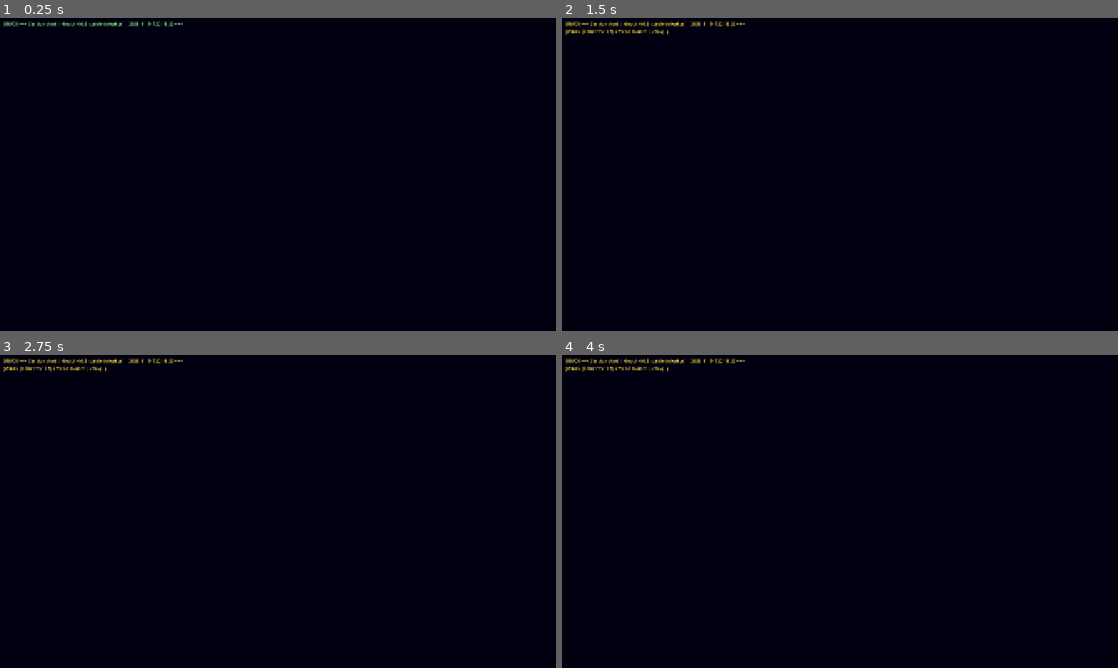
Above: before the commit, frames 1-4 (two rows, left to right).
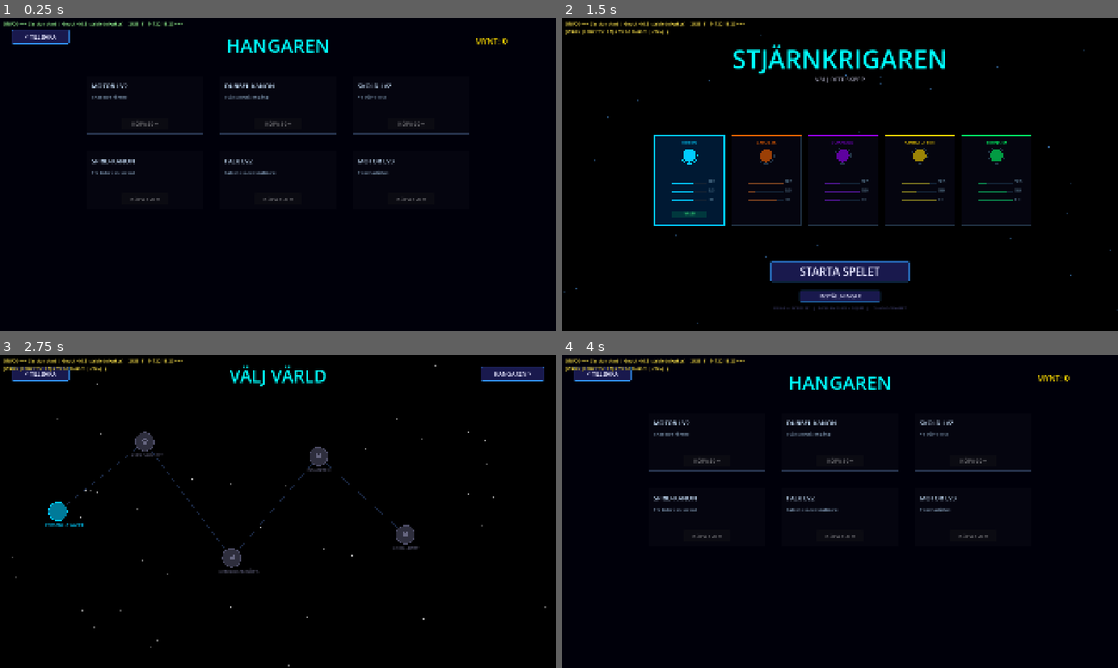
Above: after the commit, the same moments.

Repository: orangeelefant/godot-space-shooter
Game: Godot game, scene res://scenes/Hangar.tscn
The game is run twice, just before and just after one commit, with the same random seed, the same clock (stepped at 60 frames per second) and the same inputs. This scene is started directly instead of the project's main scene.
Inputs (mouse positions are in pixels of both pictures, inside the frame that each line leads up to):
- Up to frame 1 (0.25 s): no input
- Up to frame 2 (1.5 s): click (600, 36) at 0.5 s, where only the run after the commit has a clickable "< TILLBAKA"; click (600, 36) at 1.25 s, where only the run after the commit has a clickable "< TILLBAKA"
- Up to frame 3 (2.75 s): click (278, 608) at 2 s, where only the run after the commit has a clickable "STARTA SPELET"
- Up to frame 4 (4 s): click (1073, 373) at 2.75 s, where only the run after the commit has a clickable "HANGAREN >"; tap Enter at 3.5 s; move the mouse to (962, 495) at 3.52 s; hold Right (ui_right) from 3.53 s (still down); tap G (gas) at 3.6 s; click (962, 495) at 3.67 s

The runs differ from the first frame. In frame 1, 2.6% of the frame differs, in the area x 2-92%, y 3-59%; in frame 2, 9.0%, in the area x 0-100%, y 5-98%; in frame 3, 2.6%; in frame 4, 2.5%.
Error before the commit: Parse Error: Cannot infer the type of "bass" variable because the value doesn't have a set type. (res://autoloads/MusicSystem.gd:73)

Commit message:
fix: resolve parse errors causing black game screen
Three parse errors found in Godot logs (godot2026-04-07T20.35.21.log):

1. MusicSystem.gd:73 - abs() returns Variant in Godot 4.6, blocking type
   inference for 'bass'. Fixed: absf() always returns float.
2. MusicSystem.gd:87 - 'sample' type cascaded from bass Variant.
   Fixed: explicit float annotation.
3. Hangar.gd:190 - TextServer.AUTOWRAP_WORD_ONLY renamed to AUTOWRAP_WORD
   in Godot 4.6. Fixed: use new name.

MusicSystem failing as an autoload prevented game scene from rendering.

Co-Authored-By: claude-flow <ruv@ruv.net>

Diff:
--- a/autoloads/MusicSystem.gd
+++ b/autoloads/MusicSystem.gd
@@ -70,7 +70,7 @@
 		_mel_phase += mel_freq / SAMPLE_RATE
 
 		# Bass: triangle wave
-		var bass := abs(fmod(_bass_phase, 1.0) * 2.0 - 1.0) * 2.0 - 1.0
+		var bass: float = absf(fmod(_bass_phase, 1.0) * 2.0 - 1.0) * 2.0 - 1.0
 		bass *= 0.22
 		_bass_phase += bass_freq / SAMPLE_RATE
 
@@ -84,7 +84,7 @@
 		if _step % 2 == 0 and _step_t < 0.02:
 			hat = (randf() * 2.0 - 1.0) * 0.06 * (1.0 - _step_t / 0.02)
 
-		var sample := mel + bass + arp + hat
+		var sample: float = mel + bass + arp + hat
 		_playback.push_frame(Vector2(sample, sample))
 
 
--- a/scenes/Hangar.gd
+++ b/scenes/Hangar.gd
@@ -187,7 +187,7 @@
 		desc_lbl.size = Vector2(card_size.x - 32, 60)
 		desc_lbl.add_theme_font_size_override("font_size", 15)
 		desc_lbl.add_theme_color_override("font_color", Color(0.5, 0.6, 0.7))
-		desc_lbl.autowrap_mode = TextServer.AUTOWRAP_WORD_ONLY
+		desc_lbl.autowrap_mode = TextServer.AUTOWRAP_WORD
 		add_child(desc_lbl)
 
 		if is_owned:
